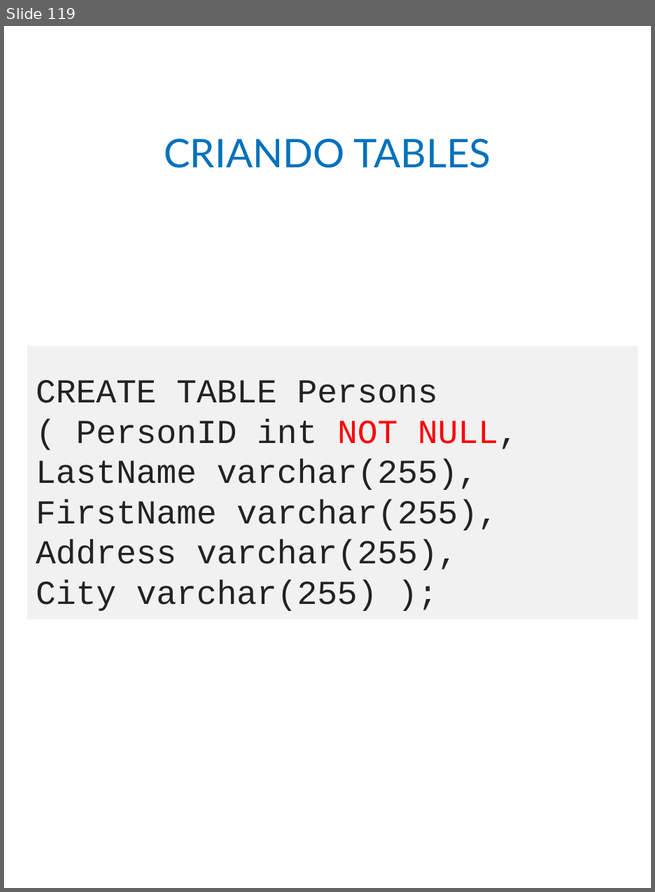
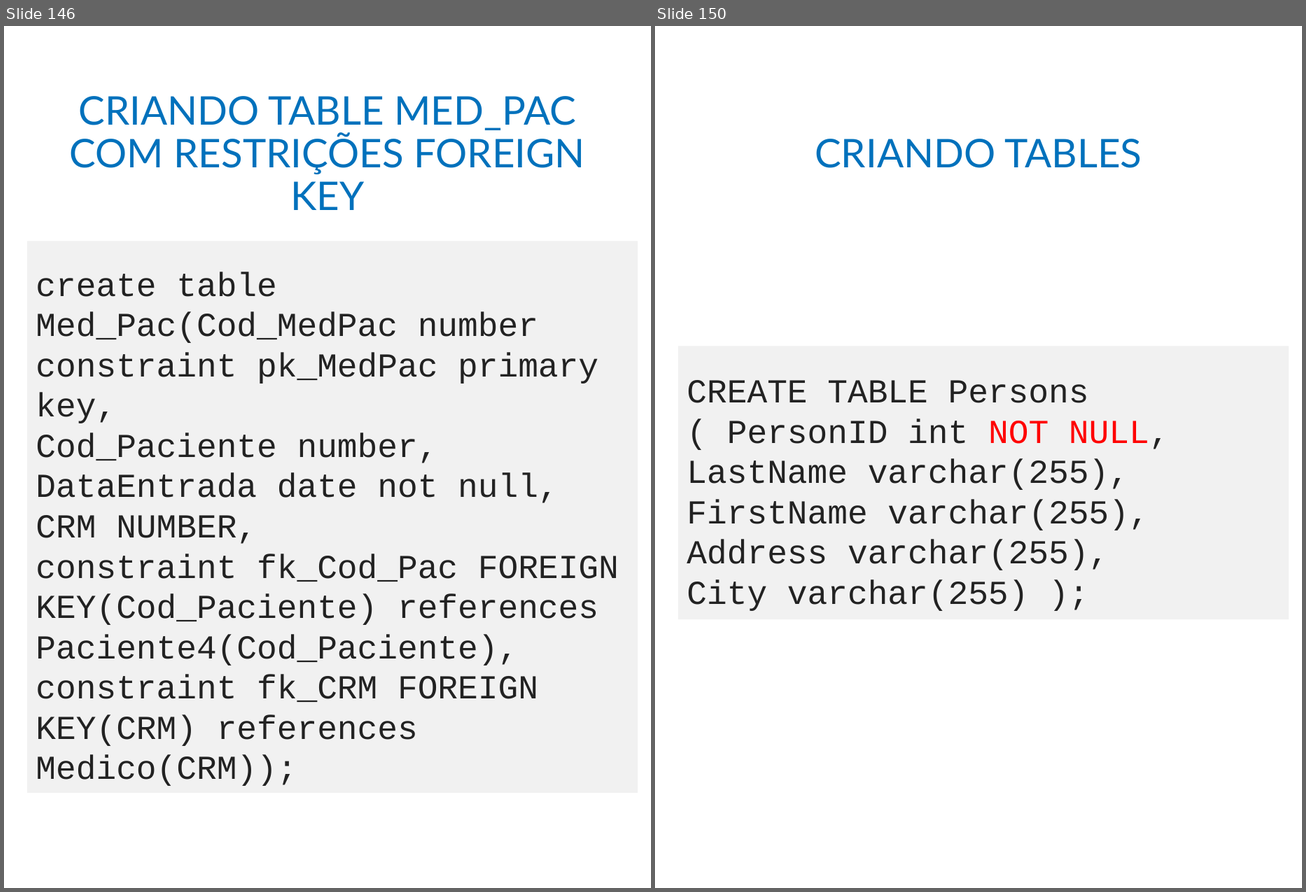
Before and after one commit to adilsonlopesoracle/BancodeDados_Gracas, a slide deck: BANCO DE DADOS_Atualizado.pptx. Shown side by side, each under a label of ours: slide 119 before the commit, slides 146 and 150 after it; the slides between them are not shown. The pictures are 655x892 and 1306x892 pixels, drawn with LibreOffice and Linux fonts; fonts in the diff are those of the drawing. Boxes give left, top, right and bottom in pixels: in the first picture for what was removed or moved away, otherwise in the second. Text is boxed around its words. In the diff, an @@ line names an element or a change of style, - is before the commit and + after.

```diff
--- a/BANCO DE DADOS_Atualizado.pptx
+++ b/BANCO DE DADOS_Atualizado.pptx
@@ slide 146 added at <box>4,26,651,888</box>, background #FFFFFF @@
@@ title added at <box>70,96,585,210</box>, 33 pt, text #0071BC @@
+CRIANDO TABLE MED_PAC COM RESTRIÇÕES FOREIGN KEY
@@ rectangle added at <box>27,242,638,793</box>, fill #F1F1F1, 28 pt, text #222222 @@
+create table Med_Pac(Cod_MedPac number constraint pk_MedPac primary key,
+Cod_Paciente number, DataEntrada date not null, CRM NUMBER,
+constraint fk_Cod_Pac FOREIGN KEY(Cod_Paciente) references Paciente4(Cod_Paciente),
+constraint fk_CRM FOREIGN KEY(CRM) references Medico(CRM));
@@ what was slide 119 is now slide 150 @@
```
Also in this commit, not shown: 3 slides changed, 30 other slides added.
